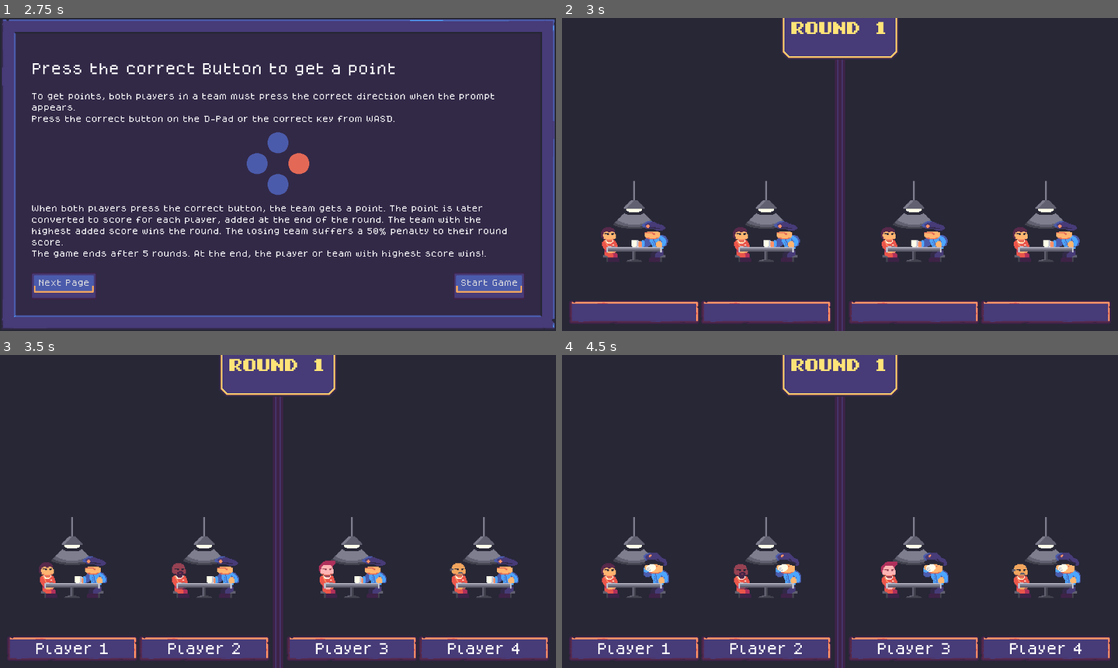
Above: before the commit, frames 1-4 (two rows, left to right).
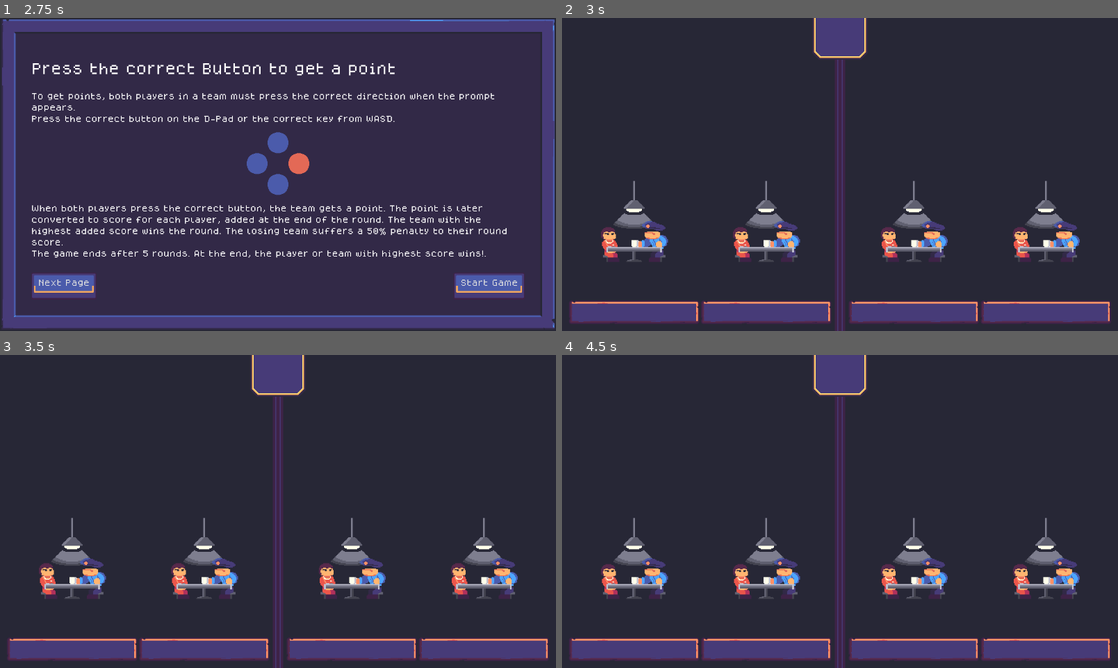
Above: after the commit, the same moments.

Repository: VileOar/js-final-proj
Game: Godot game, scene res://src/menus/main_menu/main_menu.tscn
Same seed, same stepped clock (60 frames per second), same inputs: the game is played once before the commit and once after it.
Inputs (mouse positions are in pixels of both pictures, inside the frame that each line leads up to):
- Up to frame 1 (2.75 s): click "Start Game" at 0.5 s; click "CPU" at 1.25 s; click "Start Game" at 2 s
- Up to frame 2 (3 s): click "Start Game" at 2.75 s
- Up to frame 3 (3.5 s): no input
- Up to frame 4 (4.5 s): move the mouse to (962, 495) at 3.52 s; hold D (coop_right) 3.53-4.28 s; click (962, 495) at 3.67 s; move the mouse to (728, 527) at 4.27 s; hold S (coop_down) from 4.28 s (still down)

Frame 1 is identical in both runs. In frame 2, 1.8% of the frame differs, in the area x 39-61%, y 0-13%; in frame 3, 5.7%; in frame 4, 6.1%, in the area x 1-99%, y 0-96%.
Error after the commit: Invalid call. Nonexistent function 'is_4player_mode' in base 'Node (SharedData.gd)'. (res://src/stages/game/round_game/round_results/round_results_screen.gd:54)

Commit message:
finished refactoring player select

Diff:
--- a/project.godot
+++ b/project.godot
@@ -21,8 +21,8 @@
 Utils="*res://src/autoloads/Utils.gd"
 Global="*res://src/autoloads/Global.gd"
 Locator="*res://src/autoloads/Locator.gd"
+SharedData="*res://src/autoloads/SharedData.gd"
 InputManager="*res://src/autoloads/InputManager.gd"
-SharedData="*res://src/autoloads/SharedData.gd"
 
 [display]
 
--- a/src/autoloads/InputManager.gd
+++ b/src/autoloads/InputManager.gd
@@ -3,16 +3,25 @@
 ## this is strictly for discerning (or disabling) input from the various players
 extends Node
 
+## the ide value for AI players
+const AI_DEVICE = -2
 
-## whether this autoload should listen for input (and send signals) or not
+## enum for device type
+enum DeviceType {
+	AI,
+	KBM,
+	JOYPAD,
+}
+
+# whether this autoload should listen for input (and send signals) or not
 var _listening = false
 
-## map of players and input devices: -1 for KBM, 0-7 for gamepads; array indices are the player indices
-var _player_devices = [-2, -2, -2, -2]
+# map of players and input devices: -1 for KBM, 0-7 for gamepads; array indices are the player indices
+var _player_devices = [AI_DEVICE, AI_DEVICE, AI_DEVICE, AI_DEVICE]
 
 
 ## enable or disable input listening
-func enable(en : bool = true) -> void:
+func enable(en: bool = true) -> void:
 	_listening = en
 
 
@@ -22,40 +31,45 @@
 
 
 ## map a player to a device
-func add_player_device(player : int, device : int):
-	if validate_player(player) and device_free(device):
+func add_player_device(player: int, device : int):
+	if _validate_player(player) and device_free(device):
+		while player >= _player_devices.size():
+			_player_devices.append(AI_DEVICE)
 		_player_devices[player] = device
 	else:
-		push_error("Tried adding invalid player index or device is already in use")
+		push_error("CRITICAL: Tried adding invalid player index or device is already in use. Quitting game.")
 		get_tree().quit()
 
 
 ## get the device for a player
-func get_player_device(player : int):
+func get_player_device(player: int):
 	return _player_devices[player]
 
 
-## check if player is a valid index:
-func validate_player(player : int) -> bool:
-	return player >= 0 and player < _player_devices.size()
+## return the type of device based on its id
+func get_device_type(device: int) -> DeviceType:
+	if is_human_device(device):
+		return DeviceType.KBM if device == -1 else DeviceType.JOYPAD
+	else:
+		return DeviceType.AI
 
 
 ## check if device is human controlled or not
-func is_human_device(device : int) -> bool:
+func is_human_device(device: int) -> bool:
 	return device >= -1 and device < 8 # any other value is to be taken as AI
 
 
 ## check if this device is already registered to a player (if it is within range of valid devices)
-func device_free(device : int) -> bool:
+func device_free(device: int) -> bool:
 	if !is_human_device(device) or _get_player_by_device(device) == -1: # free if actually free or if AI
 		return true
 	else:
 		return false
 
 
-func _unhandled_input(event):
+func _unhandled_input(event) -> void:
 	if _listening and event.is_action_type() and event.is_pressed():
-		var device = -2
+		var device = AI_DEVICE
 		if event is InputEventJoypadButton: # if it came from a connected gamepad, it has a device
 			device = (event as InputEventJoypadButton).device
 		else: # otherwise, it's interpreted as the KBM
@@ -64,6 +78,12 @@
 		Signals.input_player_action.emit(_get_player_by_device(device), event)
 
 
-## return a player by device
-func _get_player_by_device(device : int) -> int:
+# check if player is a valid index [br]
+# this is just to make sure that the player is not negative, as that would be a negative ix in the array
+func _validate_player(player: int) -> bool:
+	return player >= 0
+
+
+# return a player by device
+func _get_player_by_device(device: int) -> int:
 	return _player_devices.find(device)
--- a/src/autoloads/SharedData.gd
+++ b/src/autoloads/SharedData.gd
@@ -4,44 +4,69 @@
 ## autoload), the payoff matrix and total statistics for each player
 extends Node
 
+const _PLAYERS_PER_DYAD = 2 # obviously...
 
-## the total scores and statistics of each individual player
-var _player_data : Array
+# the total scores and statistics of each individual player
+var _player_data: Array
 
-## the payoff matrix values
+# the payoff matrix values
 var _payoff_matrix
 
-## 2 or 4 player mode (true for 4, false for 2)
-var _4player = true
+# TODO: remove
+# 2 or 4 player mode (true for 4, false for 2)
+#var _4player = true
+
+# defines the number of dyads in the game (should only be changed in the player select screen
+var _dyad_count = 0 # defaults to 0, so that if, for some reason, the game is started and the dyads
+					# have not been set, they will not even be created
 
 
 func _ready():
 	_payoff_matrix = PayoffMatrix.new()
-	_player_data = [
-		PlayerStats.new(),
-		PlayerStats.new(),
-		PlayerStats.new(),
-		PlayerStats.new(),
-	]
-	reset_player_data()
+	#_player_data = [
+		#PlayerStats.new(),
+		#PlayerStats.new(),
+		#PlayerStats.new(),
+		#PlayerStats.new(),
+	#]
+	#reset_player_data()
 
 	Signals.new_player_answer.connect(_on_new_player_answer)
 
 
+# TODO: remove
 ## set the player mode
-func set_player_mode(four_or_two_player : bool) -> void:
-	_4player = four_or_two_player
+#func set_player_mode(four_or_two_player : bool) -> void:
+	#_4player = four_or_two_player
 
 
+# TODO: remove
 ## get the player mode
-func is_4player_mode() -> bool:
-	return _4player
+#func is_4player_mode() -> bool:
+	#return _4player
 
 
-## reset the player data to its initial values
-func reset_player_data() -> void:
-	for i in 4: # for each of the four players
-		_player_data[i].reset()
+## setup dyads and player data
+func setup_dyads_playerdata(dyad_count) -> void:
+	_set_dyad_count(dyad_count)
+	_player_data = []
+	while _player_data.size() < get_player_count():
+		_player_data.append(PlayerStats.new())
+
+
+## setter for dyad amount
+func _set_dyad_count(count: int) -> void:
+	_dyad_count = count
+
+
+## getter for dyad amount
+func get_dyad_count() -> int:
+	return _dyad_count
+
+
+## shorthand to get player count
+func get_player_count() -> int:
+	return get_dyad_count() * _PLAYERS_PER_DYAD
 
 
 ## get the matrix
@@ -50,40 +75,74 @@
 
 
 ## manually set player total score
-func set_player_score(player_id : int, score : int) -> void:
-	if player_id >= 0 and player_id < _player_data.size():
-		_player_data[player_id].set_score(score)
+func set_player_score(player_id: int, score: int) -> void:
+	#if player_id >= 0 and player_id < _player_data.size():
+		#_player_data[player_id].set_score(score)
+	#else:
+		#assert(false, "Fatal: invalid player_id given")
+	var stats = get_player_stats(player_id)
+	if stats != null:
+		return stats.set_score(score)
 	else:
-		assert(false, "Fatal: invalid player_id given")
+		push_error("Unable to read player stats. Aborting.")
 
 
 ## add to a player's score
-func add_player_score(player_id : int, score : int) -> void:
-	if player_id >= 0 and player_id < _player_data.size():
-		_player_data[player_id].add_score(score)
+func add_player_score(player_id: int, delta: int) -> void:
+	#if player_id >= 0 and player_id < _player_data.size():
+		#_player_data[player_id].add_score(delta)
+	#else:
+		#assert(false, "Fatal: invalid player_id given")
+	var stats = get_player_stats(player_id)
+	if stats != null:
+		return stats.add_score(delta)
 	else:
-		assert(false, "Fatal: invalid player_id given")
+		push_error("Unable to read player stats. Aborting.")
 
 
 ## get a player's score
-func get_player_score(player_id : int) -> int:
-	if player_id >= 0 and player_id < _player_data.size():
-		return _player_data[player_id].get_score()
+func get_player_score(player_id: int) -> int:
+	#if player_id >= 0 and player_id < _player_data.size():
+		#return _player_data[player_id].get_score()
+	#else:
+		#assert(false, "Fatal: invalid player_id given")
+		#return -1
+	var stats = get_player_stats(player_id)
+	if stats != null:
+		return stats.get_score()
 	else:
-		assert(false, "Fatal: invalid player_id given")
+		push_error("Unable to read player stats. Returning -1.")
 		return -1
 
 
 ## get the PlayerStats of a player
 func get_player_stats(player_id: int) -> PlayerStats:
-	if player_id >= 0 and player_id < _player_data.size():
+	#if player_id >= 0 and player_id < _player_data.size():
+		#return _player_data[player_id]
+	if player_id >= 0 and player_id < get_player_count(): # if player id is within current bounds
+		# the next two checks must be here, because they are about the internal workings of the
+		# player data array, whose functionality should be hidden from outside scripts
+
+		# check if necessary to fix array to right size
+		var missing_entries = 0 # just to throw the warning
+		while player_id >= _player_data.size(): # if player id is valid but is not in array
+			missing_entries += 1
+			_player_data.append(PlayerStats.new())
+		if missing_entries > 0: # throw a warning if the array was not the right size, it should ideally not happen
+			push_warning("%s entries were missing in player stats. Added empty stats." % missing_entries)
+
+		# check if desired entry is valid
+		if _player_data[player_id] == null:
+			_player_data[player_id] = PlayerStats.new()
+			push_warning("Player stats of player %s was null. Initialised as empty." % player_id)
+
 		return _player_data[player_id]
 	else:
-		assert(false, "Fatal: invalid player_id given")
+		push_error("Invalid player_id given. Returning null.")
 		return null
 
 
-## callback to when an answer is created, for statistics
+# callback to when an answer is created, for statistics
 func _on_new_player_answer(answer: PlayerAnswer) -> void:
 	var stats = _player_data[answer.player_id()] as PlayerStats
 	stats.parse_answer(answer)
--- a/src/menus/main_menu/main_menu.tscn
+++ b/src/menus/main_menu/main_menu.tscn
@@ -232,6 +232,7 @@
 vertical_alignment = 1
 
 [node name="Label4" type="Label" parent="Credits/PanelContainer/VBoxContainer"]
+custom_minimum_size = Vector2(1024, 0)
 layout_mode = 2
 theme_type_variation = &"HeaderSmall"
 text = "Copyright (c) 2020, Roberto Mocci (<patreon.com/rmocci | da.iosonor@gmail.com>),
@@ -248,6 +249,7 @@
 vertical_alignment = 1
 
 [node name="Label6" type="Label" parent="Credits/PanelContainer/VBoxContainer"]
+custom_minimum_size = Vector2(1024, 0)
 layout_mode = 2
 theme_type_variation = &"HeaderSmall"
 text = "\"Melancholia\"
--- a/src/menus/player_select/player_select.tscn
+++ b/src/menus/player_select/player_select.tscn
@@ -94,7 +94,7 @@
 layout_mode = 2
 alignment = 1
 
-[node name="Button" type="Button" parent="MarginContainer/VBoxContainer/MarginContainer/HBoxContainer2"]
+[node name="StartBtn" type="Button" parent="MarginContainer/VBoxContainer/MarginContainer/HBoxContainer2"]
 layout_mode = 2
 size_flags_horizontal = 3
 theme_override_fonts/font = ExtResource("4_3kf4d")
@@ -108,5 +108,5 @@
 theme_override_font_sizes/font_size = 24
 text = "Back to Title"
 
-[connection signal="pressed" from="MarginContainer/VBoxContainer/MarginContainer/HBoxContainer2/Button" to="." method="_on_button_pressed"]
+[connection signal="pressed" from="MarginContainer/VBoxContainer/MarginContainer/HBoxContainer2/StartBtn" to="." method="_on_start_btn_pressed"]
 [connection signal="pressed" from="MarginContainer/VBoxContainer/MarginContainer/HBoxContainer2/BackBtn" to="." method="_on_back_btn_pressed"]
--- a/src/menus/player_select/player_select_menu.gd
+++ b/src/menus/player_select/player_select_menu.gd
@@ -5,23 +5,26 @@
 extends Control
 class_name PlayerSelectMenu
 
-## ref to the packed scene of the round game
-@export var _round_scene : PackedScene
-## ref to the packed scene of title screen
-@export var _title_scene : PackedScene
+# ref to the packed scene of the round game
+@export var _round_scene: PackedScene
+# ref to the packed scene of title screen
+@export var _title_scene: PackedScene
 
-## ref to 2 player btn
+# ref to 2 player btn
 @onready var _2player_btn = %TwoPlayerBtn
-## ref to 4 player btn
+# ref to 4 player btn
 @onready var _4player_btn = %FourPlayerBtn
-## button group for the player count buttons
-var _player_mode_btn_group : ButtonGroup
+# button group for the player count buttons
+var _player_mode_btn_group: ButtonGroup
 
-## ref to the list of device selectors
+# ref to the list of device selectors
 @onready var _player_selectors = %PlayerSelectors
 
-## which player is listening for a device
-var _listening_player : DeviceSelector = null
+# which player is listening for a device
+var _listening_player: DeviceSelector = null
+# local variable identifying how many players, later used to initialise the actual game data
+# if true, 4 players, 2 if false
+var _mode_4p = true
 
 
 func _ready():
@@ -31,7 +34,7 @@
 	# reset listening player
 	_listening_player = null
 
-	# setup the button group
+	# setup the button group for selecting how many players
 	_player_mode_btn_group = ButtonGroup.new()
 	_2player_btn.button_group = _player_mode_btn_group
 	_4player_btn.button_group = _player_mode_btn_group
@@ -58,24 +61,20 @@
 # || --- SIGNAL CALLBACKS --- ||
 # ------------------------------
 
-## callback for when one of the player mode buttons is pressed
+# callback for when one of the player mode buttons is pressed
 func _on_player_mode_changed(btn : BaseButton):
-	var mode_4p = true
-	if btn == _2player_btn:
-		mode_4p = false
-	SharedData.set_player_mode(mode_4p)
+	_mode_4p = btn == _4player_btn # check which button was pressed
 
-	# hide or show last two player selectors
-	if mode_4p:
-		_player_selectors.get_child(-1).show()
-		_player_selectors.get_child(-2).show()
-	else:
-		_player_selectors.get_child(-1).hide()
-		_player_selectors.get_child(-2).hide()
+	var players = 4 if _mode_4p else 2 # aux to following loop
+	for i in _player_selectors.get_children().size():
+		if i < players: # show the selector for the current num of players
+			_player_selectors.get_child(i).show()
+		else: # hide the others
+			_player_selectors.get_child(i).hide()
 
 
-## callback to a request to listen for devices by one of the device selectors
-func _on_device_selector_toggled_listen(onoff : bool, selector : DeviceSelector):
+# callback to a request to listen for devices by one of the device selectors
+func _on_device_selector_toggled_listen(onoff: bool, selector: DeviceSelector):
 	for other in _player_selectors.get_children():
 		if !(onoff and other == selector): # only release for others
 			other.release_listen()
@@ -88,14 +87,15 @@
 		_listening_player = null
 
 
-## callback to input event from manager
-func _on_signals_input_player_action(_player : int, event : InputEvent):
+# callback to input event from manager
+func _on_signals_input_player_action(_player: int, event: InputEvent) -> void:
 	if is_instance_valid(_listening_player) and event.is_pressed():
 		if InputManager.device_free(event.device):
 			_listening_player.forward_input_event(event)
 
 
-func _on_button_pressed():
+func _on_start_btn_pressed() -> void:
+	SharedData.setup_dyads_playerdata(2 if _mode_4p else 1)
 	get_tree().change_scene_to_packed(_round_scene)
 
 
--- a/src/menus/player_select/ui/player_device_selector.gd
+++ b/src/menus/player_select/ui/player_device_selector.gd
@@ -28,41 +28,34 @@
 @onready var _player_sprite: Sprite2D = %PlayerSprite
 
 ## the player id this widget is mapped to
-var _player_id = -2
+var _player_id = -1
 
 
-## set this widgets player
-func set_player_id(player : int):
-	if InputManager.validate_player(player):
-		_player_id = player
-		_player_label.text = "Player %s" % [player + 1]
-		_player_sprite.texture = Global.get_player_texture(player)
-	else:
-		push_error("Tried setting an invalid player")
+## set this widget's player
+func set_player_id(player: int):
+	_player_id = player
+	_player_label.text = "Player %s" % [player + 1]
+	_player_sprite.texture = Global.get_player_texture(player)
 
 
 ## set the device for this player
-func set_device(device : int):
+func set_device(device: int) -> void:
 	InputManager.add_player_device(_player_id, device)
-	if InputManager.is_human_device(device):
-		_device_ui.show()
-		_device_icon.show()
-		match device:
-			-1:
-				_device_sprite.frame = 1
-				_device_ui.hide()
-			0, 1, 2, 3, 4, 5, 6, 7:
-				_device_sprite.frame = 0
-				_device_ui.text = "%s" % [device]
-			_:
-				_device_icon.hide()
-				_device_ui.text = "Wait, what?"
-				push_warning("added valid device, but not recognised by the UI script???")
-	else:
-		_device_icon.hide()
-		_device_ui.show()
-		_device_ui.text = "CPU"
 
+	_device_ui.show()
+	_device_icon.show()
+
+	var device_type = InputManager.get_device_type(device)
+	match device_type:
+		InputManager.DeviceType.KBM:
+			_device_sprite.frame = 1
+			_device_ui.hide()
+		InputManager.DeviceType.JOYPAD:
+			_device_sprite.frame = 0
+			_device_ui.text = "%s" % [device]
+		InputManager.DeviceType.AI:
+			_device_icon.hide()
+			_device_ui.text = "CPU"
 
 
 ## cleanup function for when another selector requests listening for a device
@@ -78,7 +71,7 @@
 ## this is not necessarily connected to a signal (hence the name)
 ## it is instead managed by its controller[br]
 ## in this function, the device that originated this is implicitly free
-func forward_input_event(event : InputEvent):
+func forward_input_event(event: InputEvent):
 	set_device(event.device)
 
 	# at the end, stop listening
